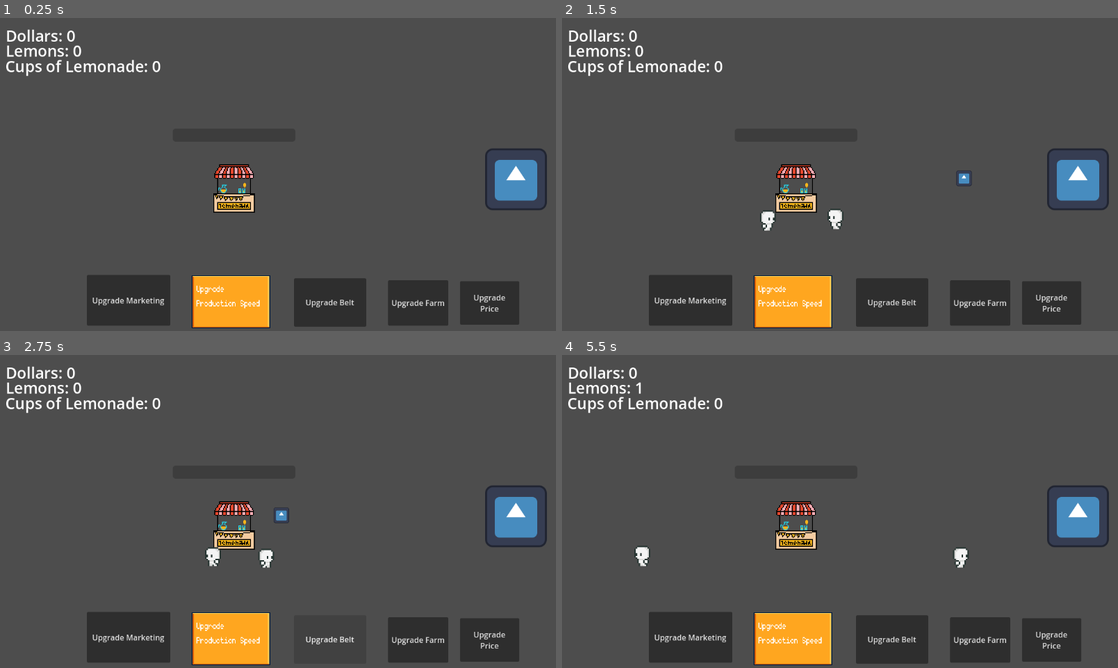
Above: before the commit, frames 1-4 (two rows, left to right).
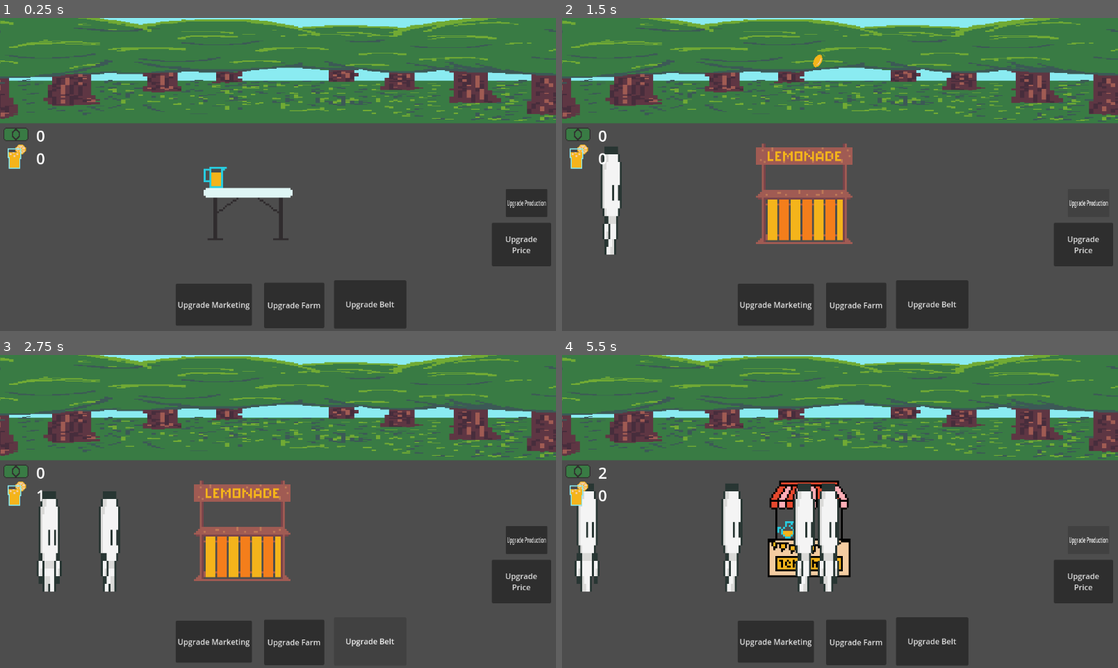
Above: after the commit, the same moments.

Repository: Jrees98/GMTK24
Game: Godot game, scene res://Scenes/main.tscn
The game is run twice, just before and just after one commit, with the same random seed, the same clock (stepped at 60 frames per second) and the same inputs. The engine's default icon, where the game draws it, is replaced by a stand-in: a white triangle on a blue panel in a dark square.
Inputs (mouse positions are in pixels of both pictures, inside the frame that each line leads up to; where the layout moved, square brackets give the same spot in the first picture):
- Up to frame 1 (0.25 s): no input
- Up to frame 2 (1.5 s): click "Upgrade Marketing" at 0.5 s; click (1090, 202) [795, 302] at 1.25 s
- Up to frame 3 (2.75 s): click "Upgrade Belt" at 2 s
- Up to frame 4 (5.5 s): click "Upgrade Farm" at 2.75 s; click "Upgrade Price" at 3.5 s; click "Upgrade Marketing" at 4.25 s; click (1090, 539) [795, 639] at 5 s

The runs differ from the first frame. In frame 1, 44% of the frame differs, in the area x 0-100%, y 0-100%; in frame 2, 47%; in frame 3, 48%; in frame 4, 49%.

Commit message:
start new idea

Diff:
--- a/Scenes/customer.tscn
+++ b/Scenes/customer.tscn
@@ -1,8 +1,9 @@
-[gd_scene load_steps=18 format=3 uid="uid://dt1lpyyp3t26g"]
+[gd_scene load_steps=19 format=3 uid="uid://dt1lpyyp3t26g"]
 
 [ext_resource type="Texture2D" uid="uid://wyopdvj041js" path="res://Assets/Base Character - Free/walk.png" id="1_ft5u5"]
 [ext_resource type="Script" path="res://Scripts/customer.gd" id="1_m5wn8"]
 [ext_resource type="Texture2D" uid="uid://roebrgu2ff1o" path="res://Assets/Base Character - Free/idle.png" id="2_elsmo"]
+[ext_resource type="AudioStream" uid="uid://b6v8wc7gdgb4n" path="res://Assets/coin-3-42413.mp3" id="4_rie7u"]
 
 [sub_resource type="CapsuleShape2D" id="CapsuleShape2D_lc16t"]
 radius = 8.0
@@ -106,15 +107,15 @@
 }]
 
 [node name="Customer" type="CharacterBody2D"]
-scale = Vector2(3, 3)
+scale = Vector2(2, 8)
 collision_mask = 0
 script = ExtResource("1_m5wn8")
-speed = 100
 
 [node name="CollisionShape2D" type="CollisionShape2D" parent="."]
 shape = SubResource("CapsuleShape2D_lc16t")
 
 [node name="AnimatedSprite2D" type="AnimatedSprite2D" parent="."]
+scale = Vector2(2, 2)
 sprite_frames = SubResource("SpriteFrames_otldt")
 animation = &"idle_north"
 autoplay = "walk"
@@ -122,4 +123,7 @@
 [node name="PurchasedLemonade" type="Timer" parent="."]
 wait_time = 0.5
 
+[node name="AudioStreamPlayer2D" type="AudioStreamPlayer2D" parent="."]
+stream = ExtResource("4_rie7u")
+
 [connection signal="timeout" from="PurchasedLemonade" to="." method="_on_purchased_lemonade_timeout"]
--- a/Scenes/lemon.tscn
+++ b/Scenes/lemon.tscn
@@ -1,7 +1,7 @@
 [gd_scene load_steps=4 format=3 uid="uid://c7kscss2r270d"]
 
 [ext_resource type="Script" path="res://Scripts/lemon.gd" id="1_7v2yw"]
-[ext_resource type="Texture2D" uid="uid://cdaeg3t1gxjqk" path="res://icon.svg" id="1_l4mg6"]
+[ext_resource type="Texture2D" uid="uid://dxuia0p3svfly" path="res://Assets/Untitled 10.png" id="2_hh5e1"]
 
 [sub_resource type="CircleShape2D" id="CircleShape2D_wqxfl"]
 radius = 18.2483
@@ -12,8 +12,7 @@
 script = ExtResource("1_7v2yw")
 
 [node name="Sprite2D" type="Sprite2D" parent="."]
-scale = Vector2(0.25, 0.25)
-texture = ExtResource("1_l4mg6")
+texture = ExtResource("2_hh5e1")
 
 [node name="CollisionShape2D" type="CollisionShape2D" parent="."]
 position = Vector2(0, 1)
--- a/Scenes/lemon_farm.tscn
+++ b/Scenes/lemon_farm.tscn
@@ -1,16 +1,18 @@
 [gd_scene load_steps=4 format=3 uid="uid://cyfqphb3fgxvn"]
 
 [ext_resource type="Script" path="res://Scripts/lemon_farm.gd" id="1_6e1y3"]
-[ext_resource type="Texture2D" uid="uid://cdaeg3t1gxjqk" path="res://icon.svg" id="1_66c0v"]
 [ext_resource type="PackedScene" uid="uid://c7kscss2r270d" path="res://Scenes/lemon.tscn" id="2_r6bbj"]
+[ext_resource type="Texture2D" uid="uid://cicxmpdnsihw2" path="res://Assets/Untitled 5.png" id="3_dgycp"]
 
 [node name="LemonFarm" type="Marker2D"]
+position = Vector2(0, 2)
 script = ExtResource("1_6e1y3")
 lemon_scene = ExtResource("2_r6bbj")
 
 [node name="Sprite2D" type="Sprite2D" parent="."]
-position = Vector2(143, 2)
-texture = ExtResource("1_66c0v")
+position = Vector2(5, 141)
+scale = Vector2(2, 2)
+texture = ExtResource("3_dgycp")
 
 [node name="Spawn_rate" type="Timer" parent="."]
 autostart = true
--- a/Scenes/lemonade_stand.tscn
+++ b/Scenes/lemonade_stand.tscn
@@ -1,19 +1,40 @@
-[gd_scene load_steps=4 format=3 uid="uid://cl37ty27tb2pv"]
+[gd_scene load_steps=7 format=3 uid="uid://cl37ty27tb2pv"]
 
 [ext_resource type="Script" path="res://Scripts/lemonade_stand.gd" id="1_fjbmc"]
+[ext_resource type="Texture2D" uid="uid://cymcts2c76c7e" path="res://Assets/Untitled 7.png" id="2_6wngi"]
 [ext_resource type="Texture2D" uid="uid://bk8u0vw5s4mf3" path="res://Assets/Untitled 8.png" id="2_pkx0e"]
+[ext_resource type="Texture2D" uid="uid://iadk35qmxj2d" path="res://Assets/Untitled 3.png" id="3_6ecin"]
 
 [sub_resource type="RectangleShape2D" id="RectangleShape2D_8l4bb"]
-size = Vector2(16, 97)
+size = Vector2(45, 52)
+
+[sub_resource type="SpriteFrames" id="SpriteFrames_0m5v6"]
+animations = [{
+"frames": [{
+"duration": 1.0,
+"texture": ExtResource("2_6wngi")
+}, {
+"duration": 1.0,
+"texture": ExtResource("3_6ecin")
+}, {
+"duration": 1.0,
+"texture": ExtResource("2_pkx0e")
+}],
+"loop": true,
+"name": &"default",
+"speed": 5.0
+}]
 
 [node name="LemonadeStand" type="Area2D"]
 script = ExtResource("1_fjbmc")
 
-[node name="Sprite2D" type="Sprite2D" parent="."]
-texture = ExtResource("2_pkx0e")
-
 [node name="CollisionShape2D" type="CollisionShape2D" parent="."]
-position = Vector2(-1, 6.5)
+position = Vector2(0.5, 29)
 shape = SubResource("RectangleShape2D_8l4bb")
 
+[node name="AnimatedSprite2D" type="AnimatedSprite2D" parent="."]
+scale = Vector2(2, 2)
+sprite_frames = SubResource("SpriteFrames_0m5v6")
+frame_progress = 0.184749
+
 [connection signal="body_entered" from="." to="." method="_on_body_entered"]
--- a/Scenes/main.tscn
+++ b/Scenes/main.tscn
@@ -1,20 +1,12 @@
-[gd_scene load_steps=17 format=3 uid="uid://b48k7ome4d88h"]
+[gd_scene load_steps=13 format=3 uid="uid://b48k7ome4d88h"]
 
 [ext_resource type="PackedScene" uid="uid://cl37ty27tb2pv" path="res://Scenes/lemonade_stand.tscn" id="1_433fu"]
 [ext_resource type="Script" path="res://Scripts/main.gd" id="1_yitt0"]
-[ext_resource type="Texture2D" uid="uid://bdvnq5fl8fp6o" path="res://Assets/UI_Flat_Frame_02_Standard.png" id="2_bsgrd"]
-[ext_resource type="FontFile" uid="uid://byp1sa2n5wlp0" path="res://Assets/monogram.ttf" id="3_g4lge"]
 [ext_resource type="PackedScene" uid="uid://cyfqphb3fgxvn" path="res://Scenes/lemon_farm.tscn" id="4_a0t54"]
 [ext_resource type="PackedScene" uid="uid://c5jraoq5jrtmo" path="res://Scenes/spawner.tscn" id="4_ix7xf"]
+[ext_resource type="Texture2D" uid="uid://cirr2fc83dkmh" path="res://Assets/Untitled 11.png" id="6_y5hbf"]
+[ext_resource type="Texture2D" uid="uid://d2ow732tkkb8u" path="res://Assets/dollar.png" id="7_dq44a"]
 [ext_resource type="PackedScene" uid="uid://cp2poy83r85ie" path="res://Scenes/exit_area.tscn" id="7_u6c5t"]
-
-[sub_resource type="StyleBoxEmpty" id="StyleBoxEmpty_a6mtt"]
-
-[sub_resource type="StyleBoxEmpty" id="StyleBoxEmpty_tkki7"]
-
-[sub_resource type="StyleBoxEmpty" id="StyleBoxEmpty_detef"]
-
-[sub_resource type="StyleBoxEmpty" id="StyleBoxEmpty_pokru"]
 
 [sub_resource type="StyleBoxEmpty" id="StyleBoxEmpty_2kkui"]
 
@@ -30,43 +22,37 @@
 script = ExtResource("1_yitt0")
 
 [node name="YourStand" parent="." instance=ExtResource("1_433fu")]
-position = Vector2(486, 345)
+position = Vector2(514, 344)
 scale = Vector2(2, 2)
 stop_chance = 100
 
 [node name="Spawner" parent="." instance=ExtResource("4_ix7xf")]
-position = Vector2(615, 416)
+visible = false
+position = Vector2(1003, 372)
 
 [node name="Spawner2" parent="." instance=ExtResource("4_ix7xf")]
-position = Vector2(378, 419)
+position = Vector2(54, 378)
 move_right = true
 
 [node name="LemonFarm" parent="." instance=ExtResource("4_a0t54")]
-position = Vector2(926, 332)
+position = Vector2(533, -5.99999)
+scale = Vector2(4.47144, 0.786017)
 
 [node name="Dollars" type="Label" parent="."]
-offset_left = 12.0
-offset_top = 14.0
-offset_right = 67.0
-offset_bottom = 37.0
+offset_left = 75.0
+offset_top = 221.0
+offset_right = 185.0
+offset_bottom = 266.0
 theme_override_font_sizes/font_size = 32
 text = "Dollars"
 
-[node name="Lemons" type="Label" parent="."]
-offset_left = 12.0
-offset_top = 45.0
-offset_right = 73.0
-offset_bottom = 68.0
+[node name="Lemonade" type="Label" parent="."]
+offset_left = 75.0
+offset_top = 268.0
+offset_right = 362.0
+offset_bottom = 313.0
 theme_override_font_sizes/font_size = 32
-text = "Lemons"
-
-[node name="Lemonade" type="Label" parent="."]
-offset_left = 11.0
-offset_top = 77.0
-offset_right = 155.0
-offset_bottom = 100.0
-theme_override_font_sizes/font_size = 32
-text = "Cups of Lemonade"
+text = "m"
 
 [node name="ExitArea" parent="." instance=ExtResource("7_u6c5t")]
 position = Vector2(-42, 413)
@@ -75,6 +61,7 @@
 position = Vector2(1200, 448)
 
 [node name="ProgressBar" type="ProgressBar" parent="."]
+visible = false
 offset_left = 358.0
 offset_top = 229.0
 offset_right = 612.0
@@ -89,64 +76,56 @@
 autostart = true
 
 [node name="UpgradeMarketing" type="Button" parent="."]
-offset_left = 180.0
-offset_top = 532.0
-offset_right = 353.0
+offset_left = 364.0
+offset_top = 550.0
+offset_right = 522.0
 offset_bottom = 637.0
 text = "Upgrade Marketing"
 
 [node name="UpgradeLemonadeProduction" type="Button" parent="."]
-offset_left = 396.0
-offset_top = 531.0
-offset_right = 564.0
-offset_bottom = 642.0
-theme_override_styles/normal = SubResource("StyleBoxEmpty_a6mtt")
-theme_override_styles/hover = SubResource("StyleBoxEmpty_tkki7")
-theme_override_styles/pressed = SubResource("StyleBoxEmpty_detef")
-theme_override_styles/disabled = SubResource("StyleBoxEmpty_pokru")
+offset_left = 1048.0
+offset_top = 354.0
+offset_right = 1212.0
+offset_bottom = 414.0
+scale = Vector2(0.524144, 0.969362)
 theme_override_styles/focus = SubResource("StyleBoxEmpty_2kkui")
-
-[node name="Sprite2D" type="Sprite2D" parent="UpgradeLemonadeProduction"]
-position = Vector2(82.5, 56.5)
-scale = Vector2(1.69792, 1.13542)
-texture = ExtResource("2_bsgrd")
-
-[node name="Label" type="Label" parent="UpgradeLemonadeProduction/Sprite2D"]
-offset_left = -41.5215
-offset_top = -35.6697
-offset_right = 54.4785
-offset_bottom = 13.3303
-scale = Vector2(0.809711, 1.64751)
-theme_override_fonts/font = ExtResource("3_g4lge")
-text = "Upgrade
-Production Speed
-"
+text = "Upgrade Production"
 
 [node name="UpgradeBelt" type="Button" parent="."]
-offset_left = 609.0
-offset_top = 539.0
-offset_right = 759.0
-offset_bottom = 639.0
+offset_left = 692.0
+offset_top = 543.0
+offset_right = 842.0
+offset_bottom = 643.0
 theme_override_styles/pressed = SubResource("StyleBoxEmpty_4alx1")
 theme_override_styles/disabled = SubResource("StyleBoxEmpty_ryoal")
 theme_override_styles/focus = SubResource("StyleBoxEmpty_ujmu8")
 text = "Upgrade Belt"
 
 [node name="UpgradeFarm" type="Button" parent="."]
-offset_left = 804.0
-offset_top = 543.0
-offset_right = 929.0
-offset_bottom = 637.0
+offset_left = 547.0
+offset_top = 548.0
+offset_right = 672.0
+offset_bottom = 642.0
 theme_override_styles/focus = SubResource("StyleBoxEmpty_v4mw8")
 text = "Upgrade Farm"
 
 [node name="UpgradePrice" type="Button" parent="."]
-offset_left = 953.0
-offset_top = 545.0
-offset_right = 1076.0
-offset_bottom = 635.0
+offset_left = 1019.0
+offset_top = 424.0
+offset_right = 1142.0
+offset_bottom = 514.0
 text = "Upgrade
 Price"
+
+[node name="LemonadeIcon" type="Sprite2D" parent="."]
+position = Vector2(32, 284)
+scale = Vector2(2, 2)
+texture = ExtResource("6_y5hbf")
+
+[node name="Dollar" type="Sprite2D" parent="."]
+position = Vector2(33, 241)
+scale = Vector2(2, 2)
+texture = ExtResource("7_dq44a")
 
 [connection signal="lemon_entered" from="YourStand" to="." method="_on_your_stand_lemon_entered"]
 [connection signal="timeout" from="ProgressBar/lemonade_timer" to="." method="_on_lemonade_timer_timeout"]
--- a/Scripts/Global.gd
+++ b/Scripts/Global.gd
@@ -2,13 +2,12 @@
 
 var dollars := 0
 
-var storage_capacity := 10
-var lemons_in_stock := 0
 var cups_of_lemonade := 0
 
 var lemonade_production_speed := 1.00
-var customer_spawn_rate := 10.00
+var customer_spawn_rate := 3.00
 var lemon_spawn_rate = 5.00
+var customer_move_speed = 100
 
 var lemon_speed = 200
 var lemonade_cost = 1
--- a/Scripts/customer.gd
+++ b/Scripts/customer.gd
@@ -1,10 +1,10 @@
 extends CharacterBody2D
 var lemonade_cost = 1
-@export var speed := 0
+var speed : int
 var direction = Vector2.ZERO
 var moving : bool
 func _ready():
-	pass
+	speed = Global.customer_move_speed
 
 func _physics_process(delta):
 	if moving:
@@ -23,6 +23,7 @@
 	$PurchasedLemonade.start()
 	Global.dollars += lemonade_cost
 	Global.cups_of_lemonade -= 1
+	$AudioStreamPlayer2D.play()
 	print(Global.dollars)
 
 func set_direction(dir: Vector2):
--- a/Scripts/lemon.gd
+++ b/Scripts/lemon.gd
@@ -1,5 +1,5 @@
 extends RigidBody2D
-var velocity = Vector2(-1,0)
+var velocity = Vector2(0,1)
 var speed = Global.lemon_speed
 
 # Called when the node enters the scene tree for the first time.
--- a/Scripts/lemonade_stand.gd
+++ b/Scripts/lemonade_stand.gd
@@ -8,6 +8,5 @@
 		body.purchase_lemonade()
 
 	if body.is_in_group("lemons"):
-		Global.lemons_in_stock += 1
 		body.queue_free()
 		lemon_entered.emit()
--- a/Scripts/main.gd
+++ b/Scripts/main.gd
@@ -10,38 +10,34 @@
 
 # Called every frame. 'delta' is the elapsed time since the previous frame.
 func _process(delta):
-	$Dollars.text = "Dollars: " + str(Global.dollars)
-	$Lemons.text = "Lemons: " + str(Global.lemons_in_stock)
-	$Lemonade.text = "Cups of Lemonade: " + str(Global.cups_of_lemonade)
+	$Dollars.text = str(Global.dollars)
+	$Lemonade.text = str(Global.cups_of_lemonade)
 
 
 
-
-
-
-
-func _on_lemonade_timer_timeout():
-	if $ProgressBar.value == 100:
-		$ProgressBar/lemonade_timer.stop()
-		Global.cups_of_lemonade += 1
-		$ProgressBar.value = 0
-		making_lemonade = false
-	else:
-		$ProgressBar.value += 50
-
+#func _on_lemonade_timer_timeout():
+	#if $ProgressBar.value == 100:
+		#$ProgressBar/lemonade_timer.stop()
+		#Global.cups_of_lemonade += 1
+		#$ProgressBar.value = 0
+		#making_lemonade = false
+	#else:
+		#$ProgressBar.value += 50
+func _on_your_stand_lemon_entered():
+	Global.cups_of_lemonade += 1
 
 func make_lemonade():
 	making_lemonade = true
 	$ProgressBar/lemonade_timer.start()
-	Global.lemons_in_stock -= 3
+	Global.lemons_in_stock -= 1
 
 
-func _on_check_lemons_timeout():
-	if Global.lemons_in_stock >= 3 and making_lemonade == false:
-		make_lemonade()
+#func _on_check_lemons_timeout():
+	#if Global.lemons_in_stock >= 3 and making_lemonade == false:
+		#make_lemonade()
 
 func _on_upgrade_belt_pressed():
-	Global.lemon_speed = Global.lemon_speed * 2
+	Global.customer_move_speed += 100
 
 
 func _on_upgrade_farm_pressed():
@@ -52,6 +48,7 @@
 func _on_upgrade_marketing_pressed():
 	print(Global.customer_spawn_rate)
 	Global.customer_spawn_rate /= 2
+	$YourStand/AnimatedSprite2D.frame += 1
 
 func _on_upgrade_lemonade_production_pressed():
 	$ProgressBar/lemonade_timer.wait_time /= 2
@@ -61,7 +58,3 @@
 func _on_upgrade_price_pressed():
 	Global.lemonade_cost += 1
 	print(Global.lemonade_cost)
-
-
-func _on_your_stand_lemon_entered():
-	pass # Replace with function body.
Binary file added: Assets/Untitled 10.png
Not shown, added: Assets/Untitled 10.png.import
Binary file added: Assets/Untitled 11.png
Not shown, added: Assets/Untitled 11.png.import
Binary file added: Assets/Untitled 5.png
Not shown, added: Assets/Untitled 5.png.import
Binary file added: Assets/Untitled 9.png
Not shown, added: Assets/Untitled 9.png.import
Not shown, added: Assets/coin-3-42413.mp3.import
Binary file added: Assets/dollar.png
Not shown, added: Assets/dollar.png.import
Not shown, added: Assets/coin-3-42413.mp3
